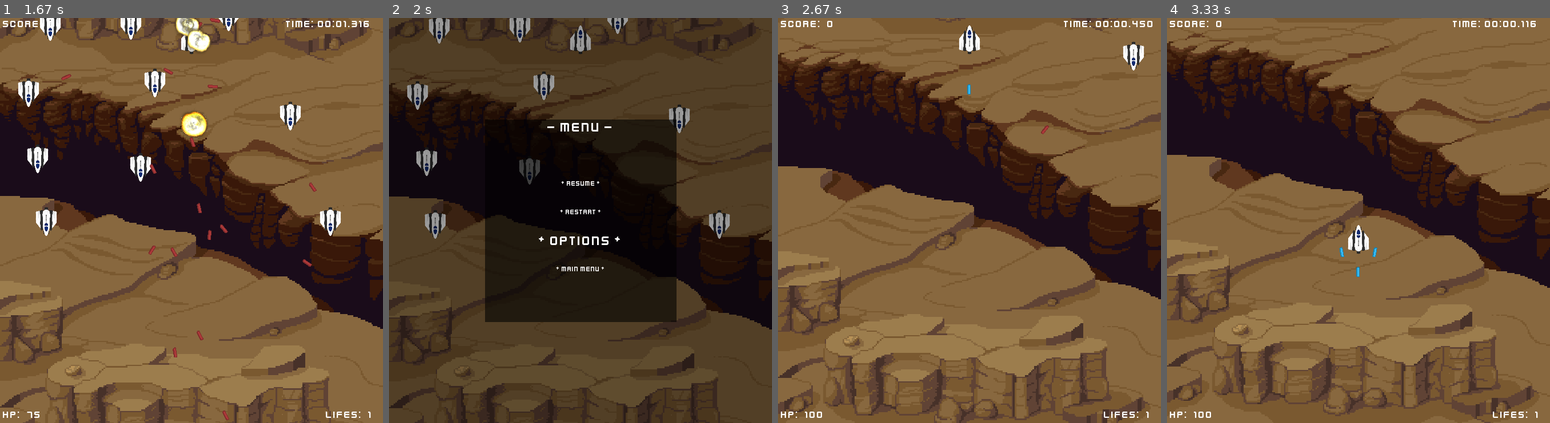
Above: before the commit, frames 1-4 (left to right).
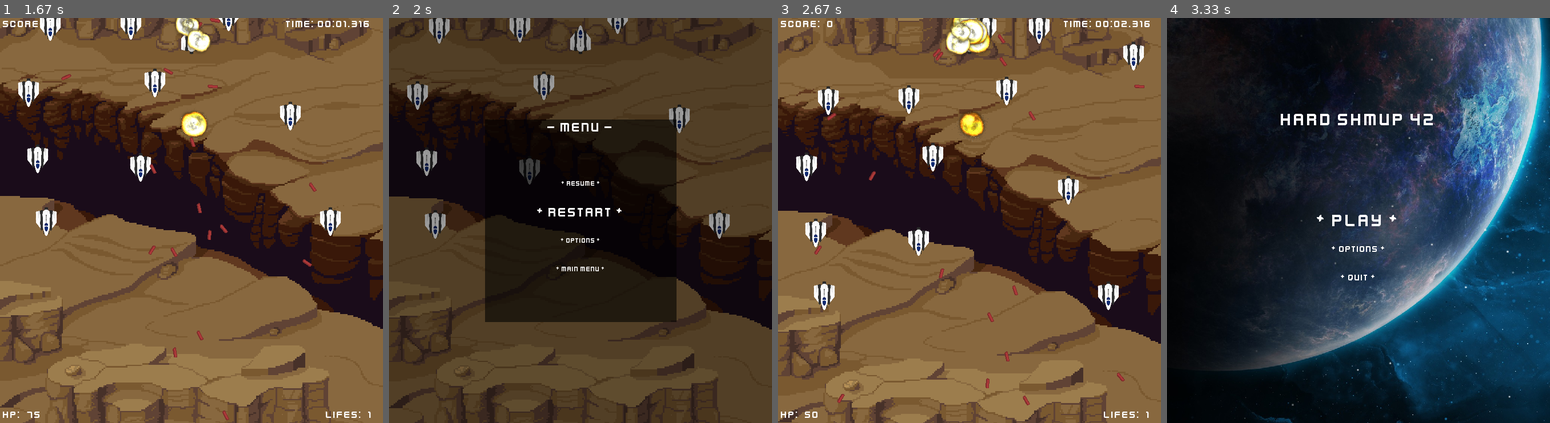
Above: after the commit, the same moments.

Repository: 2ndcouteau/Py_shmup
Game: pygame game, started from srcs/main.py
The game is run twice, just before and just after one commit, with the same random seed, the same clock (stepped at 60 frames per second) and the same inputs.
Inputs:
- Up to frame 1 (1.67 s): tap Enter at 0.33 s; hold E 0.67-1.13 s; hold Up 0.67-1.13 s; hold M 1.17-1.63 s; hold Up 1.17-1.63 s; hold W 1.17-1.63 s; tap Space at 1.23, 1.53 s
- Up to frame 2 (2 s): hold Backspace from 1.67 s (still down); hold Up from 1.67 s (still down); hold W from 1.67 s (still down); tap Space at 1.73 s
- Up to frame 3 (2.67 s): tap Space at 2.03, 2.23, 2.53 s; release Backspace at 2.13 s; release Up at 2.13 s; release W at 2.13 s; hold Enter 2.17-2.63 s; hold Up 2.17-2.63 s; hold W 2.17-2.63 s; tap E at 2.32 s
- Up to frame 4 (3.33 s): hold Backspace 2.67-3.13 s; hold Up 2.67-3.13 s; hold W 2.67-3.13 s; tap Space at 2.73, 3.03, 3.23 s; hold Enter from 3.17 s (still down); hold Up from 3.17 s (still down); hold W from 3.17 s (still down)

Frame 1 is identical in both runs. In frame 2, 0.4% of the frame differs, in the area x 38-61%, y 46-57%; in frame 3, 48%; in frame 4, 91%, in the area x 0-100%, y 0-100%.

Commit message:
[ADD] Add new sound and new images [ADD] Load new sounds and new images DONE [ADD] Use UI sounds DONE [ADD] Add shortcut to enable or disable music --> KEY_m [UPDATE] Todo.md

Diff:
--- a/srcs/class_Event.py
+++ b/srcs/class_Event.py
@@ -1,6 +1,6 @@
+# _*_ coding: Utf-8 -*
+
 #!/usr/bin/env python3.7
-# _*_ coding: Utf-8 -*
-
 import os
 import pygame
 from pygame.locals	import *
@@ -140,22 +140,42 @@
 	def general(g, keys):
 		if keys[K_ESCAPE]:
 			exit()
-		# if keys[K_S]:
-		# 	cut_the_sound
+
+		if (g.mode == F_GAME):
+			g.menu_timer -= g.dt
+		if (g.menu_timer <= 0):
+			if keys[K_m]:
+				if (g.opt_music == False):
+					g.opt_music = True
+					if (g.opt_sfx is True):
+						g.sound_on.play()
+					if ((g.mode != F_GAME and g.previous_mode == F_MAIN_MENU) or g.mode == F_GAME):
+						# music.play(-1)
+						music.rewind()
+						music.unpause()
+				else :
+					if (g.opt_sfx is True):
+						g.sound_off.play()
+					g.opt_music = False
+					music.pause()
+				g.menu_timer = MENU_INPUT_DELAY
 
 	def main_menu(g, keys):
 
-		menu = g.main_menu
-		g.menu_timer -= g.dt
-		if g.menu_timer <= 0:
+		g.menu_timer -= g.dt
+		if (g.menu_timer <= 0):
 			if keys[K_RETURN]:
-				menu.function[menu.text.new_pos - menu.text.offset_title_select](g)
-				g.menu_timer = MENU_INPUT_DELAY
-			if keys[K_UP]:
-				menu.text.move_up()
-				g.menu_timer = MENU_INPUT_DELAY
-			if keys[K_DOWN]:
-				menu.text.move_down()
+				g.main_menu.function[g.main_menu.text.new_pos - g.main_menu.text.offset_title_select](g)
+				g.menu_timer = MENU_INPUT_DELAY
+			if keys[K_UP]:
+				if (g.opt_sfx is True):
+					g.sound_move_cursor.play()
+				g.main_menu.text.move_up()
+				g.menu_timer = MENU_INPUT_DELAY
+			if keys[K_DOWN]:
+				if (g.opt_sfx is True):
+					g.sound_move_cursor.play()
+				g.main_menu.text.move_down()
 				g.menu_timer = MENU_INPUT_DELAY
 
 
@@ -166,9 +186,13 @@
 				g.death_menu.function[g.death_menu.text.new_pos - g.death_menu.text.offset_title_select](g)
 				g.menu_timer = MENU_INPUT_DELAY
 			if keys[K_UP]:
+				if (g.opt_sfx is True):
+					g.sound_move_cursor.play()
 				g.death_menu.text.move_up()
 				g.menu_timer = MENU_INPUT_DELAY
 			if keys[K_DOWN]:
+				if (g.opt_sfx is True):
+					g.sound_move_cursor.play()
 				g.death_menu.text.move_down()
 				g.menu_timer = MENU_INPUT_DELAY
 
@@ -180,9 +204,13 @@
 				g.gameover_menu.function[g.gameover_menu.text.new_pos - g.gameover_menu.text.offset_title_select](g)
 				g.menu_timer = MENU_INPUT_DELAY
 			if keys[K_UP]:
+				if (g.opt_sfx is True):
+					g.sound_move_cursor.play()
 				g.gameover_menu.text.move_up()
 				g.menu_timer = MENU_INPUT_DELAY
 			if keys[K_DOWN]:
+				if (g.opt_sfx is True):
+					g.sound_move_cursor.play()
 				g.gameover_menu.text.move_down()
 				g.menu_timer = MENU_INPUT_DELAY
 
@@ -207,9 +235,13 @@
 				g.level_menu.function[g.level_menu.text.new_pos - g.level_menu.text.offset_title_select](g)
 				g.menu_timer = MENU_INPUT_DELAY
 			if keys[K_UP]:
+				if (g.opt_sfx is True):
+					g.sound_move_cursor.play()
 				g.level_menu.text.move_up()
 				g.menu_timer = MENU_INPUT_DELAY
 			if keys[K_DOWN]:
+				if (g.opt_sfx is True):
+					g.sound_move_cursor.play()
 				g.level_menu.text.move_down()
 				g.menu_timer = MENU_INPUT_DELAY
 
@@ -235,9 +267,13 @@
 				g.opt_level_menu.function[g.opt_level_menu.text.new_pos - g.opt_level_menu.text.offset_title_select](g)
 				g.menu_timer = MENU_INPUT_DELAY
 			if keys[K_UP]:
+				if (g.opt_sfx is True):
+					g.sound_move_cursor.play()
 				g.opt_level_menu.text.move_up()
 				g.menu_timer = MENU_INPUT_DELAY
 			if keys[K_DOWN]:
+				if (g.opt_sfx is True):
+					g.sound_move_cursor.play()
 				g.opt_level_menu.text.move_down()
 				g.menu_timer = MENU_INPUT_DELAY
 
--- a/srcs/class_Explosion.py
+++ b/srcs/class_Explosion.py
@@ -22,8 +22,6 @@
 		self.sound.set_volume(0.5)
 		if (g.opt_sfx == True):
 			self.sound.play()
-
-		# print(self.image)
 
 		self.rect = self.image.get_rect()
 		self.rect.center = center
--- a/srcs/class_Game.py
+++ b/srcs/class_Game.py
@@ -21,7 +21,7 @@
 								IMG_LEVEL_MENU_BACKGROUND_FULL, IMG_LEVEL_MENU_BACKGROUND_TIER,
 								IMG_PLAYER, IMG_EXPLOSION1, IMG_EXPLOSION2, IMG_EXPLOSION3,
 								HIT_SHOT_ENNEMIES, HIT_SHIP_ENNEMIES, HIT_SHOT_PLAYER,
-								media_folder)
+								sounds_folder)
 
 class Game():
 	def __init__(self):
@@ -63,8 +63,17 @@
 		self.sprites_hitbox = pygame.sprite.Group()
 
 
-		self.sound_explosion = pygame.mixer.Sound(os.path.join(media_folder, 'explosion42.wav'))
-		self.sound_shoot = pygame.mixer.Sound(os.path.join(media_folder, 'laser51.wav'))
+		self.sound_explosion = pygame.mixer.Sound(os.path.join(sounds_folder, 'explosion42.wav'))
+		self.sound_shoot = pygame.mixer.Sound(os.path.join(sounds_folder, 'laser51.wav'))
+
+		self.sound_move_cursor = pygame.mixer.Sound(os.path.join(sounds_folder, 'cursor.wav'))
+		self.sound_launch_game = pygame.mixer.Sound(os.path.join(sounds_folder, 'launch_game_iceball.wav'))
+		self.sound_select = pygame.mixer.Sound(os.path.join(sounds_folder, 'select_flaunch.wav'))
+		self.sound_off = pygame.mixer.Sound(os.path.join(sounds_folder, 'off_Close.wav'))
+		self.sound_on = pygame.mixer.Sound(os.path.join(sounds_folder, 'on_Open.wav'))
+		self.sound_return = pygame.mixer.Sound(os.path.join(sounds_folder, 'back_Wrong_2.wav'))
+
+
 
 		# self.music_channel_level = pygame.mixer.Channel(0)
 		# self.music_channel_main_menu = pygame.mixer.Channel()
@@ -73,7 +82,7 @@
 		self.opt_autoshoot = False
 
 
-		music.load(os.path.join(media_folder, 'main_menu_music.wav'))
+		music.load(os.path.join(sounds_folder, 'main_menu_music.wav'))
 		music.set_volume(100)
 		music.play(-1)
 		if (self.opt_music is False):
@@ -102,6 +111,8 @@
 		self.title = pygame.display.set_caption("BEST GAME EVER -- Py_SHMUP")
 
 		self.mode = F_MAIN_MENU
+		self.previous_mode = F_MAIN_MENU
+
 
 		# Init all backgrounds:
 		self.level_backgrounds = []
--- a/srcs/class_Menu.py
+++ b/srcs/class_Menu.py
@@ -16,17 +16,17 @@
 							CONTINUE, RESTART_DEATH, OPTIONS_DEATH, MAIN_MENU_DEATH,
 							OPTIONS_GAMEOVER, MAIN_MENU_GAMEOVER,
 							OPT_MUSIC, OPT_SFX, OPT_AUTOSHOOT, OPT_RETURN_MENU,
-							media_folder)
+							sounds_folder)
 
 
 
 
 class Menu():
 	def __init__(self, g):
-		self.toto = 0
+		self.g = g
 
 	def load_music(self, g, music_name):
-		music.load(os.path.join(media_folder, music_name))
+		music.load(os.path.join(sounds_folder, music_name))
 		music.play(-1)
 		if (g.opt_music == False):
 			music.pause()
@@ -48,9 +48,13 @@
 		def play_game(g):
 			g.restart_game() ## Init_game() with some differente base value
 			g.mode = F_GAME
+			if (g.opt_sfx is True):
+				g.sound_launch_game.play()
 			self.load_music(g, 'game_music.wav')
 
 		def options_main(g):
+			if (g.opt_sfx is True):
+				g.sound_select.play()
 			g.previous_mode = F_MAIN_MENU
 			g.mode = F_OPTIONS_LEVEL
 
@@ -76,29 +80,41 @@
 		def switch_sound(g):
 			if (g.opt_music == False):
 				g.opt_music = True
+				if (g.opt_sfx is True):
+					g.sound_on.play()
 				if (g.previous_mode == F_MAIN_MENU):
 					# music.play(-1)
 					music.rewind()
 					music.unpause()
 				# else :
 			else :
+				if (g.opt_sfx is True):
+					g.sound_off.play()
 				g.opt_music = False
 				music.pause()
 
 		def switch_sfx(g):
 			if (g.opt_sfx == False):
+				g.sound_on.play()
 				g.opt_sfx = True
 			else :
+				g.sound_off.play()
 				g.opt_sfx = False
 
 		def switch_autoshoot(g):
 			if (g.opt_autoshoot == False):
+				if (g.opt_sfx is True):
+					g.sound_on.play()
 				g.opt_autoshoot = True
 			else :
+				if (g.opt_sfx is True):
+					g.sound_off.play()
 				g.opt_autoshoot = False
 
 		def return_level_menu(g):
 			g.mode = g.previous_mode
+			if (g.opt_sfx is True):
+				g.sound_return.play()
 			g.previous_mode = F_OPTIONS_LEVEL
 
 
@@ -117,12 +133,16 @@
 
 		def resume_level(g):
 			g.mode = F_GAME
+			if (g.opt_sfx is True):
+				g.sound_select.play()
 			if (g.opt_music == True):
 				music.unpause()
 
 		def restart_level(g):
 			g.restart_level()
 			g.mode = F_GAME
+			if (g.opt_sfx is True):
+				g.sound_select.play()
 			music.rewind()
 			if (g.opt_music == True):
 				music.play(-1)
@@ -130,9 +150,14 @@
 		def options_level(g):
 			g.previous_mode = F_LEVEL_MENU
 			g.mode = F_OPTIONS_LEVEL
+			if (g.opt_sfx is True):
+				g.sound_select.play()
+
 
 		def main_menu(g):
 			g.mode = F_MAIN_MENU
+			if (g.opt_sfx is True):
+				g.sound_return.play()
 			self.load_music(g, 'main_menu_music.wav')
 
 		self.function = []
@@ -150,6 +175,8 @@
 			g.continue_level()
 			g.player.lives -= 1
 			g.mode = F_GAME
+			if (g.opt_sfx is True):
+				g.sound_select.play()
 			if (g.opt_music == True):
 				music.unpause()
 
@@ -157,6 +184,8 @@
 			g.restart_level()
 			g.mode = F_GAME
 			music.rewind()
+			if (g.opt_sfx is True):
+				g.sound_select.play()
 			if (g.opt_music == True):
 				music.play(-1)
 
@@ -164,11 +193,14 @@
 		def options(g):
 			g.previous_mode = F_DEATH_MENU
 			g.mode = F_OPTIONS_LEVEL
-
+			if (g.opt_sfx is True):
+				g.sound_select.play()
 
 		def main_menu(g):
 			g.previous_mode = F_DEATH_MENU
 			g.mode = F_MAIN_MENU
+			if (g.opt_sfx is True):
+				g.sound_return.play()
 			self.load_music(g, 'main_menu_music.wav')
 
 		self.function = []
@@ -203,6 +235,8 @@
 		def main_menu(g):
 			g.previous_mode = F_GAMEOVER_MENU
 			g.mode = F_MAIN_MENU
+			if (g.opt_sfx is True):
+				g.sound_return.play()
 			self.load_music(g, 'main_menu_music.wav')
 			g.player.init_game(g)
 
--- a/srcs/constants.py
+++ b/srcs/constants.py
@@ -22,24 +22,34 @@
 ## LOADING MEDIAS
 game_folder = os.path.dirname(__file__)
 media_folder = os.path.join(game_folder, '../media')
+images_folder = os.path.join(media_folder, './images')
+sounds_folder = os.path.join(media_folder, './sounds')
 
 FONT = os.path.join(media_folder, 'kenvector_future_thin.ttf')
 
-IMG_LEVEL1_BACKGROUND = pygame.image.load(os.path.join(media_folder, 'level1_desert.png'))
-IMG_MAIN_MENU_BACKGROUND = pygame.image.load(os.path.join(media_folder, 'menu_space.jpg'))
+IMG_LEVEL1_BACKGROUND = pygame.image.load(os.path.join(images_folder, 'level1_desert.png'))
+IMG_MAIN_MENU_BACKGROUND = pygame.image.load(os.path.join(images_folder, 'menu_space.jpg'))
 
 IMG_LEVEL_MENU_BACKGROUND_FULL = pygame.Surface((X_WINDOW, Y_WINDOW))
 IMG_LEVEL_MENU_BACKGROUND_TIER = pygame.Surface((int(X_WINDOW / 2), int(Y_WINDOW / 2)))
 
-IMG_PLAYER = pygame.image.load(os.path.join(media_folder, "SF06.png"))
-IMG_PLAYER_SPRITES = pygame.image.load(os.path.join(media_folder, "SF06a_strip60.png"))
+IMG_PLAYER = pygame.image.load(os.path.join(images_folder, "SF06.png"))
+IMG_PLAYER_SPRITES = pygame.image.load(os.path.join(images_folder, "SF06a_strip60.png"))
 
-IMG_LASER_PLAYER = pygame.image.load(os.path.join(media_folder, "laserBlue.png"))
-IMG_LASER_ENEMY = pygame.image.load(os.path.join(media_folder, "laserRed.png"))
+IMG_LASER_PLAYER = pygame.image.load(os.path.join(images_folder, "laserBlue.png"))
+IMG_LASER_ENEMY = pygame.image.load(os.path.join(images_folder, "laserRed.png"))
 
-IMG_EXPLOSION1 = pygame.image.load(os.path.join(media_folder, "explosion01.png"))
-IMG_EXPLOSION2 = pygame.image.load(os.path.join(media_folder, "explosion02.png"))
-IMG_EXPLOSION3 = pygame.image.load(os.path.join(media_folder, "explosion03.png"))
+IMG_HP = pygame.image.load(os.path.join(images_folder, "hp.png"))
+IMG_LIFE = pygame.image.load(os.path.join(images_folder, "life.png"))
+IMG_SHIELD = pygame.image.load(os.path.join(images_folder, "shield.png"))
+IMG_WEAPON = pygame.image.load(os.path.join(images_folder, "weapon.png"))
+IMG_SLOWMOTION = pygame.image.load(os.path.join(images_folder, "slowmotion.png"))
+IMG_INVULNERABILITY = pygame.image.load(os.path.join(images_folder, "invulnerability.png"))
+
+
+IMG_EXPLOSION1 = pygame.image.load(os.path.join(images_folder, "explosion01.png"))
+IMG_EXPLOSION2 = pygame.image.load(os.path.join(images_folder, "explosion02.png"))
+IMG_EXPLOSION3 = pygame.image.load(os.path.join(images_folder, "explosion03.png"))
 ################################################################################
 
 
Renamed: media/SF06.png -> media/images/SF06.png
Renamed: media/SF06a_strip60.png -> media/images/SF06a_strip60.png
Renamed: media/explosion01.png -> media/images/explosion01.png
Renamed: media/explosion02.png -> media/images/explosion02.png
Renamed: media/explosion03.png -> media/images/explosion03.png
Binary file added: media/images/hp.png
Binary file added: media/images/invulnerability.png
Renamed: media/laserBlue.png -> media/images/laserBlue.png
Renamed: media/laserRed.png -> media/images/laserRed.png
Renamed: media/level1_desert.png -> media/images/level1_desert.png
Binary file added: media/images/life.png
Renamed: media/menu_space.jpg -> media/images/menu_space.jpg
(and 15 more such lines)
